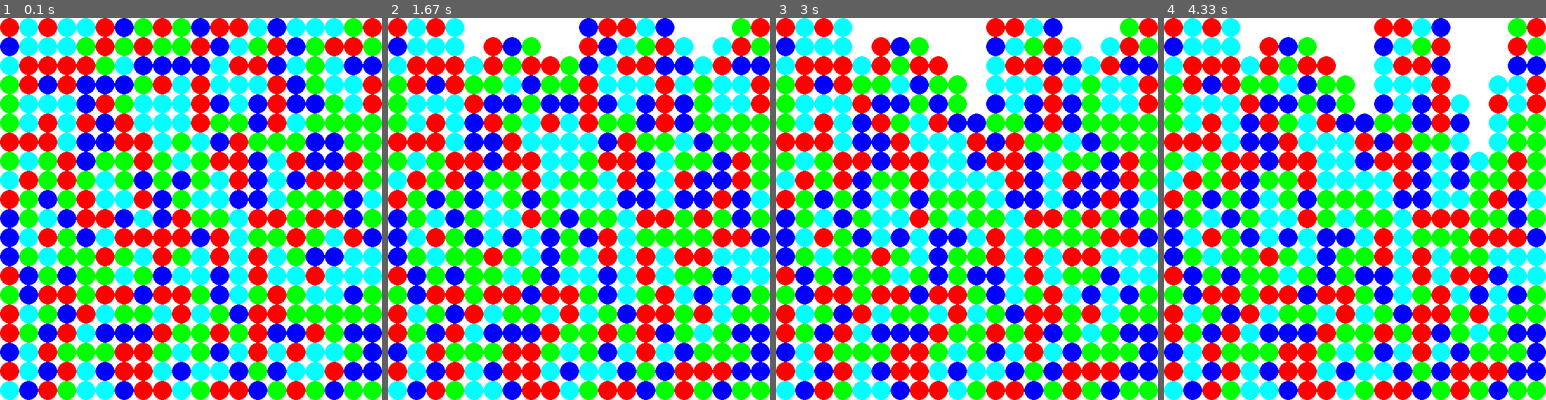
Above: before the commit, frames 1-4 (left to right).
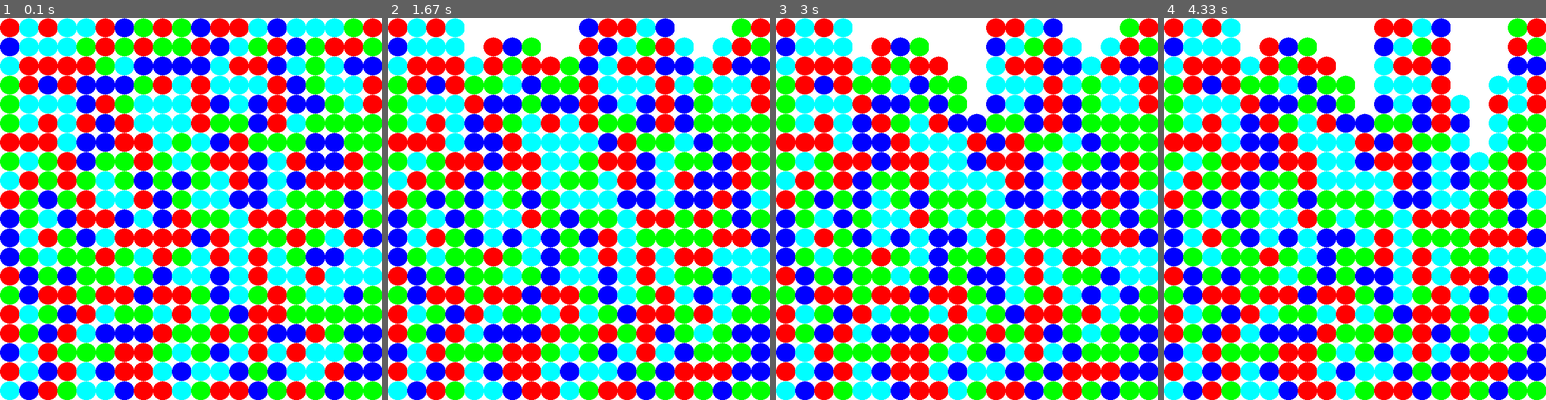
Above: after the commit, the same moments.

Repository: opethe1st/SameGame
Game: pygame game, started from Gui.py
Same seed, same stepped clock (60 frames per second), same inputs: the game is played once before the commit and once after it. The source is Python 2; it was converted automatically to run under Python 3.
Inputs (mouse positions are in pixels of both pictures, inside the frame that each line leads up to):
- Up to frame 1 (0.1 s): no input
- Up to frame 2 (1.67 s): click (563, 228) at 0.38 s; click (487, 212) at 0.83 s; move the mouse to (720, 342) at 1.13 s; click (720, 342) at 1.33 s
- Up to frame 3 (3 s): click (974, 79) at 1.88 s; move the mouse to (970, 251) at 2.23 s; click (970, 251) at 2.47 s; move the mouse to (1066, 270) at 2.83 s
- Up to frame 4 (4.33 s): click (1454, 270) at 3.07 s; move the mouse to (1454, 174) at 3.43 s; click (1454, 174) at 3.67 s; click (1492, 178) at 4.27 s

The runs differ from the first frame. In frame 1, 4.8% of the frame differs, in the area x 0-100%, y 0-100%; in frame 2, 4.6%; in frame 3, 4.6%; in frame 4, 4.4%.

Commit message:
gfxdraw circles and set_caption

Diff:
--- a/Gui.py
+++ b/Gui.py
@@ -3,6 +3,7 @@
 #I need to have a display board that draws the board on the screen.
 from Logic import Board,WHITE,BLACK,RED,BLUE,GREEN
 import pygame
+import pygame.gfxdraw
 import sys
 import math
 DIAMETER = 32
@@ -14,7 +15,7 @@
 
 def drawCircle(radius,position,colour):
     x,y = position
-    pygame.draw.circle(screen, colour, (x,y), radius*RADIUS, 0)
+    pygame.gfxdraw.filled_circle(screen, x, y , radius*RADIUS, colour )
     pass #Some pygame functions
 
 def drawJoiningSquare(board,side):
@@ -44,6 +45,7 @@
 if __name__ == "__main__":
     pygame.init()
     screen = pygame.display.set_mode((640,640))
+    pygame.display.set_caption('Same!')
     #info = pygame.display.Info()
     #print info
     board = Board(size=20)
